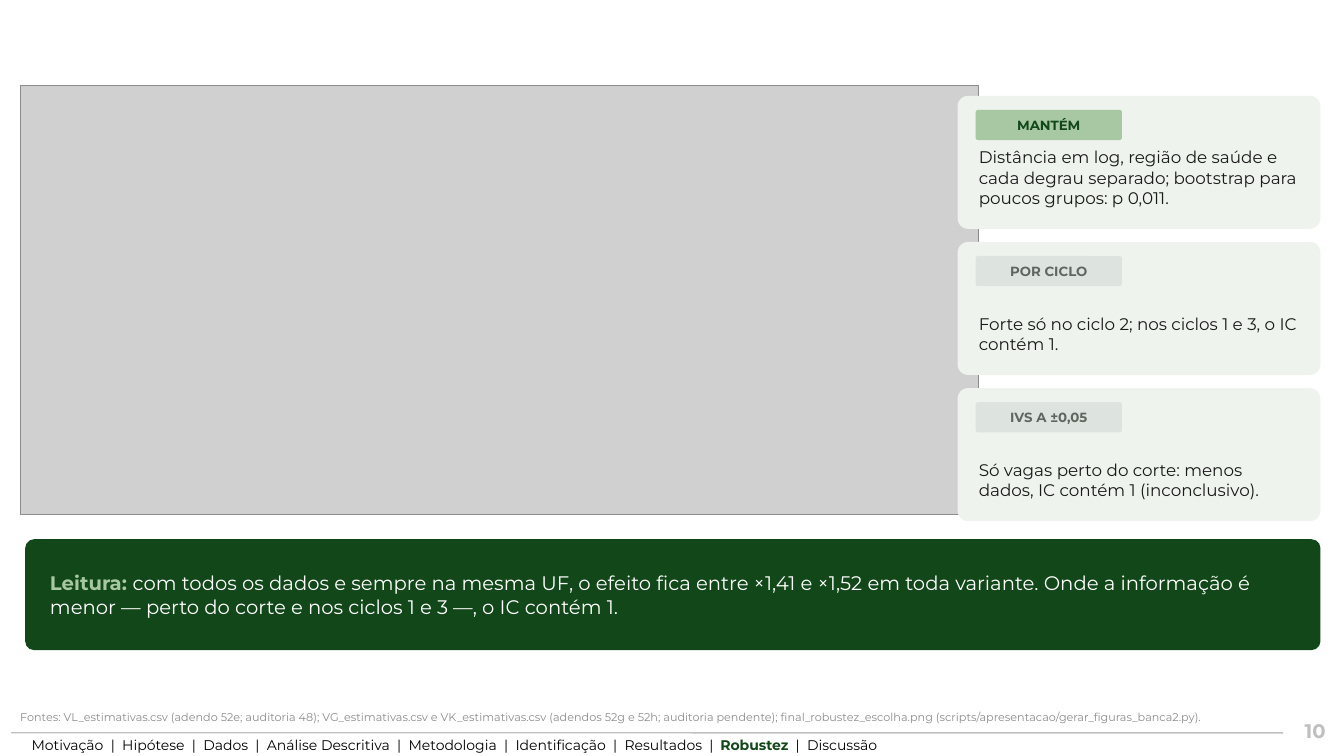
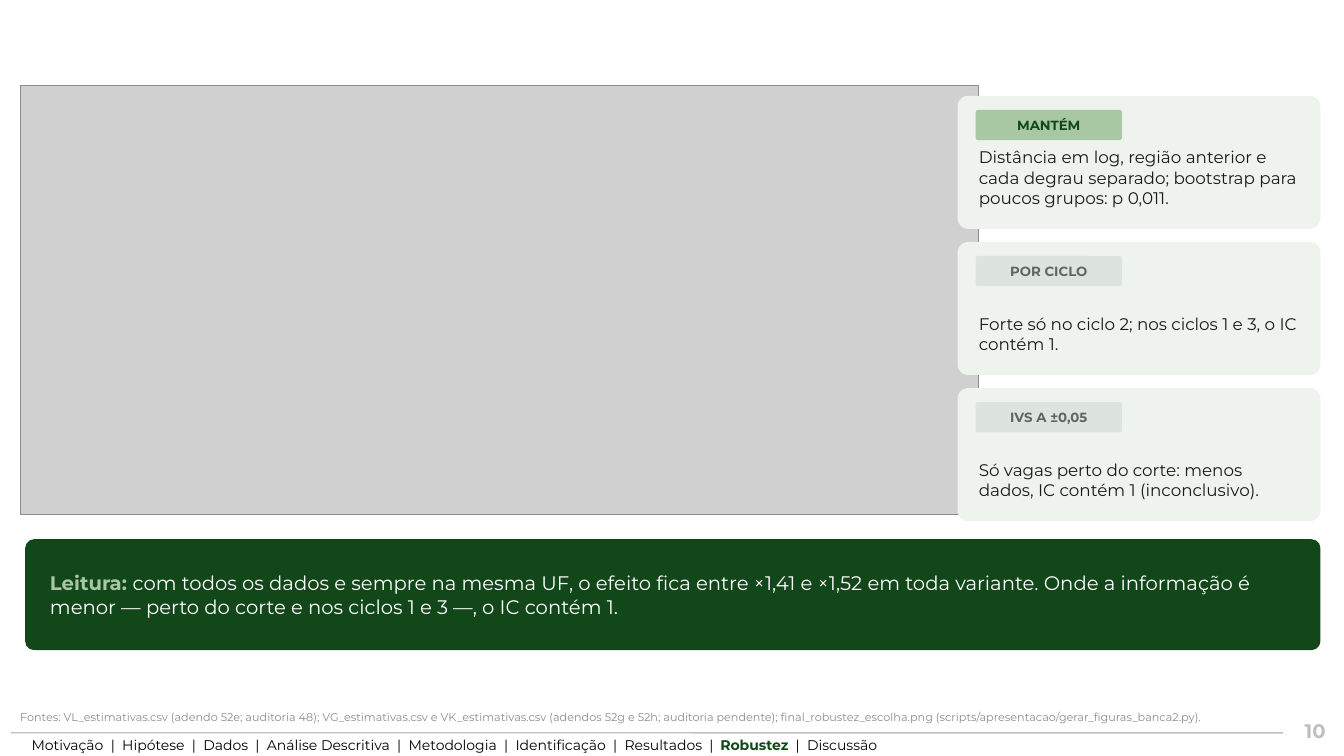
Before and after one commit to ka1victor/impact-eval-health-econ-pmme, a slide deck: slide 10 of output/apresentacao_banca2/deck_banca2_pos_banca.pptx. Drawn at 1344x756 pixels with LibreOffice and Linux fonts; fonts in the diff are those of the drawing; grey boxes stand for pictures; background and template pictures are left out. Boxes give left, top, right and bottom in pixels: in the first picture for what was removed or moved away, otherwise in the second. Text is boxed around its words. In the diff, an @@ line names an element or a change of style, - is before the commit and + after.

```diff
--- a/output/apresentacao_banca2/deck_banca2_pos_banca.pptx
+++ b/output/apresentacao_banca2/deck_banca2_pos_banca.pptx
@@ text in rounded rectangle at <box>979,150,1296,208</box>: text changed @@
-Distância em log, região de saúde e cada degrau separado; bootstrap para poucos grupos: p 0,011.
+Distância em log, região anterior e cada degrau separado; bootstrap para poucos grupos: p 0,011.
```
Also in this commit, not shown: 6 other slides changed, 1 slide removed, 5 other files.
